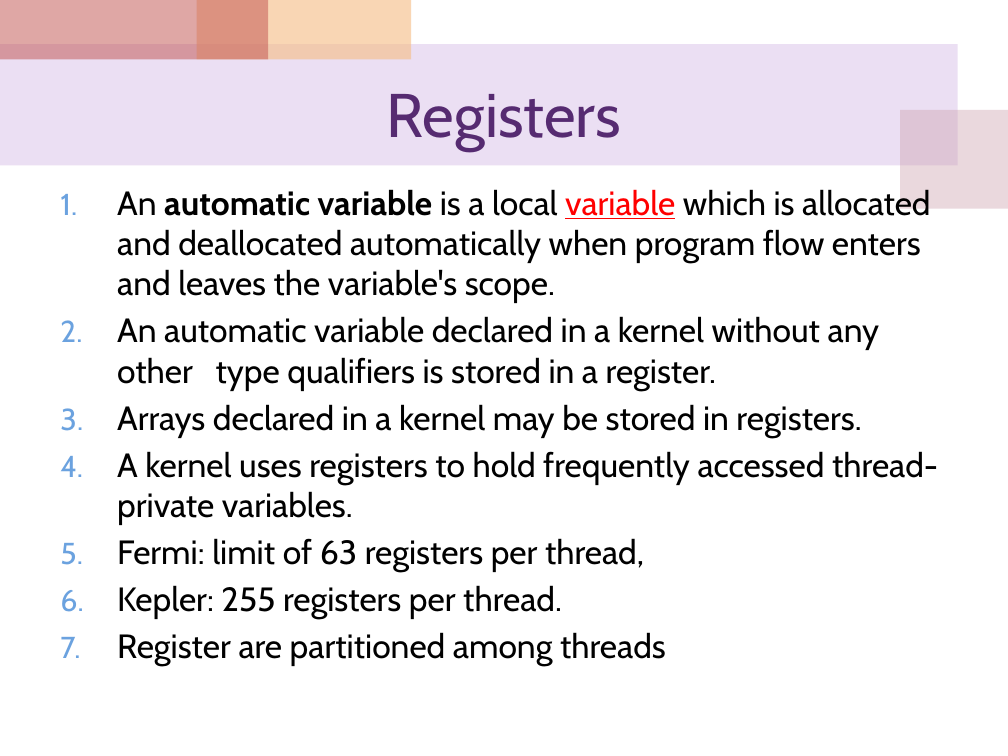
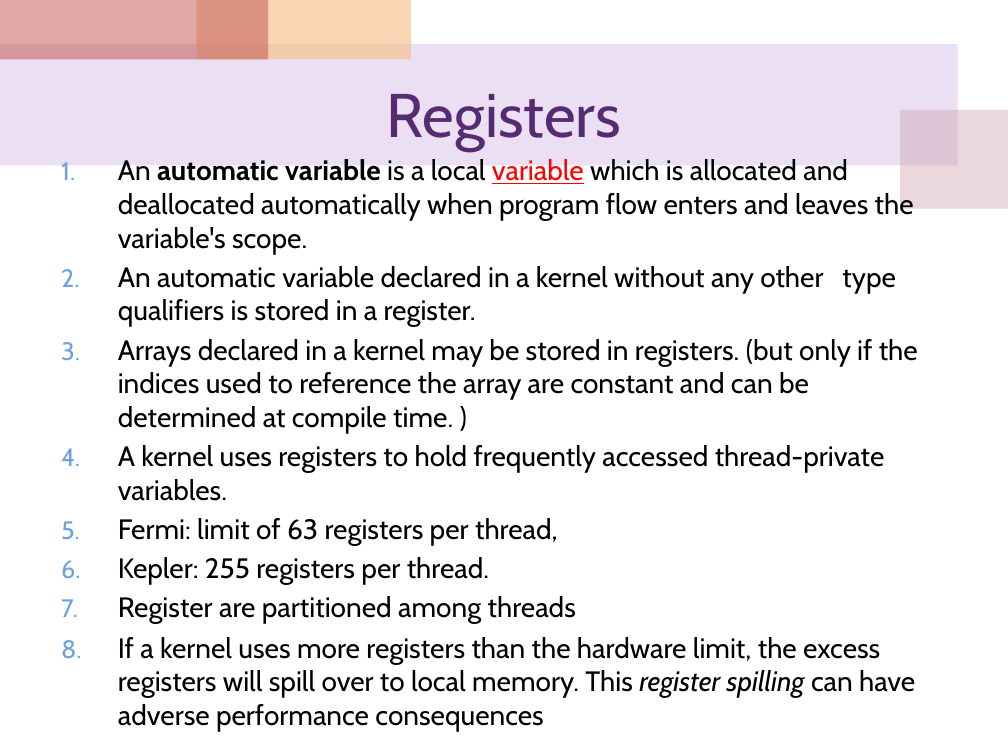
Before and after one commit to cocojk/major, a slide deck: slide 5 of gpu/EE817 Lecture 5 CUDA Memory Architecture.pptx. Drawn at 1008x756 pixels with LibreOffice and Linux fonts; fonts in the diff are those of the drawing. Boxes give left, top, right and bottom in pixels: in the first picture for what was removed or moved away, otherwise in the second. Text is boxed around its words. In the diff, an @@ line names an element or a change of style, - is before the commit and + after.

```diff
--- a/gpu/EE817 Lecture 5 CUDA Memory Architecture.pptx
+++ b/gpu/EE817 Lecture 5 CUDA Memory Architecture.pptx
@@ text "An automatic variable is a ...": place and size @@
-text "An automatic variable is a ..." at (117,189,938,666)
+text "An automatic variable is a ..." at (118,159,918,731)
@@ text at (118,159,914,624): size 24 to 20 pt in "An automatic variable is a local variable ...", "An automatic variable declared in a kernel ...", "A kernel uses registers to hold frequently ...", "Fermi: limit of 63 registers per thread," and 2 more places @@
@@ text at (118,339,918,433): text changed; size 24 to 20 pt @@
-3. Arrays declared in a kernel may be stored in registers.
+3. Arrays declared in a kernel may be stored in registers. (but only if the indices used to reference the array are constant and can be determined at compile time. )
@@ text at (118,637,915,731): paragraph added @@
+8. If a kernel uses more registers than the hardware limit, the excess registers will spill over to local memory. This register spilling can have adverse performance consequences
```
Also in this commit, not shown: 12 other slides changed, 6 slides added, 2 other files.
